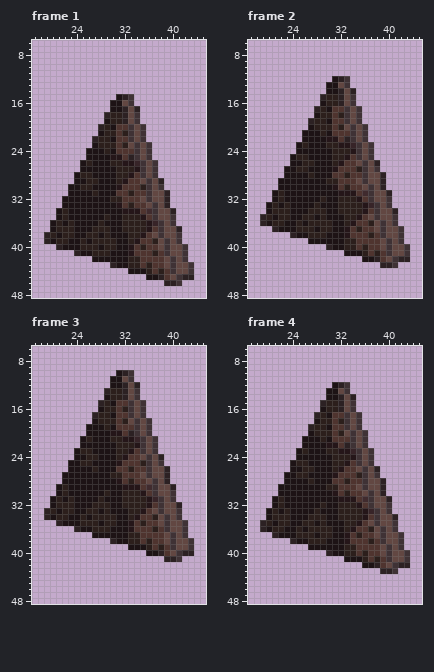
Animated GIF sprite -- img/pintadera.gif. That is the earlier state.
The file is 192x192 pixels, drawn in blocks of 3x3; one block is one cell here. Colours within 5 levels of each other are drawn and written as one. Shown: frame 1: x 17..45, y 6..48; frame 2: x 17..45, y 6..48; frame 3: x 17..45, y 6..48; frame 4: x 17..45, y 6..48. The old version is drawn lined up with the new one. The commit also changed other frames, which this record leaves out.
The result:
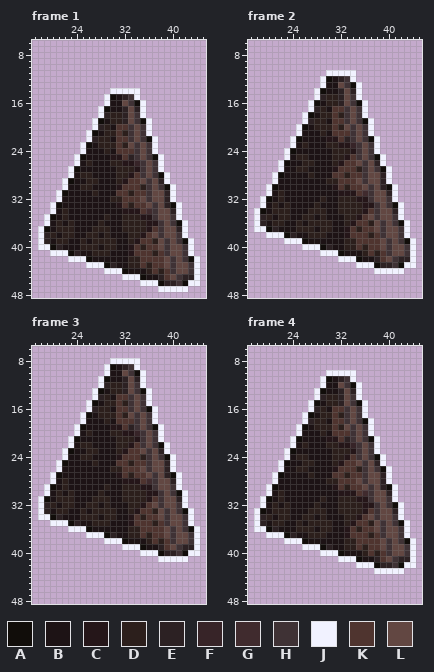
Palette (. is transparent): A #110d0a  B #1d1315  C #251619  D #2c1f1c  E #2c2123  F #372428  G #402b2e  H #3f3235  J #f1f2ff  K #4f342f  L #624742
The edit:
whole drawing moved by +0,-1 (the old picture is shown already moved)
Frame 1:
y 14: x 30..34 ..... -> JJJJJ
y 15: x 29..30 .. -> JA; x 34 . -> J
y 16: x 29 . -> J; x 34..35 .. -> AJ
y 17: x 28..29 .. -> JA; x 35 . -> J
y 18: x 28 . -> J; x 35 . -> J
y 19: x 27..28 .. -> JA; x 35..36 .. -> AJ
y 20: x 27 . -> J; x 36 . -> J
y 21: x 26..27 .. -> JA; x 36 . -> J
y 22: x 26 . -> J; x 36..37 .. -> AJ
y 23: x 25..26 .. -> JA; x 37 . -> J
y 24: x 25 . -> J; x 37 . -> J
y 25: x 24..25 .. -> JA; x 37..38 .. -> AJ
y 26: x 24 . -> J; x 38 . -> J
y 27: x 23..24 .. -> JA; x 38 . -> J
y 28: x 23 . -> J; x 38..39 .. -> AJ
y 29: x 22..23 .. -> JA; x 39 . -> J
y 30: x 22 . -> J; x 39..40 .. -> AJ
y 31: x 21..22 .. -> JA; x 40 . -> J
y 32: x 21 . -> J; x 40 . -> J
y 33: x 20..21 .. -> JA; x 40..41 .. -> AJ
y 34: x 20 . -> J; x 41 . -> J
y 35: x 19..20 .. -> JA; x 36 K -> C; x 41 . -> J
y 36: x 19 . -> J; x 37 F -> C; x 41..42 .. -> AJ
y 37: x 18..19 .. -> JA; x 42 . -> J
y 38: x 18 . -> J; x 42 . -> J
y 39: x 18 . -> J; x 42..43 .. -> AJ
y 40: x 18..20 ... -> JJA; x 43 . -> J
y 41: x 20..23 .... -> JJJA; x 43 . -> J
y 42: x 23..26 .... -> JJJA; x 43..44 .. -> AJ
y 43: x 26..29 .... -> JJJA; x 44 . -> J
y 44: x 29..32 .... -> JJJA; x 44 . -> J
y 45: x 32..35 .... -> JJJA; x 44 . -> J
y 46: x 35..38 .... -> JJJA; x 42..44 ... -> AJJ
y 47: x 38..42 ..... -> JJJJJ
Frame 2:
y 11: x 30..34 ..... -> JJJJJ
y 12: x 29..30 .. -> JA; x 34 . -> J
y 13: x 29 . -> J; x 34..35 .. -> AJ
y 14: x 28..29 .. -> JA; x 35 . -> J
y 15: x 28 . -> J; x 35 . -> J
y 16: x 27..28 .. -> JA; x 35..36 .. -> AJ
y 17: x 27 . -> J; x 36 . -> J
y 18: x 26..27 .. -> JA; x 36 . -> J
y 19: x 26 . -> J; x 36..37 .. -> AJ
y 20: x 25..26 .. -> JA; x 37 . -> J
y 21: x 25 . -> J; x 37 . -> J
y 22: x 24..25 .. -> JA; x 37..38 .. -> AJ
y 23: x 24 . -> J; x 38 . -> J
y 24: x 23..24 .. -> JA; x 38 . -> J
y 25: x 23 . -> J; x 38..39 .. -> AJ
y 26: x 22..23 .. -> JA; x 39 . -> J
y 27: x 22 . -> J; x 39..40 .. -> AJ
y 28: x 21..22 .. -> JA; x 40 . -> J
y 29: x 21 . -> J; x 40 . -> J
y 30: x 20..21 .. -> JA; x 40..41 .. -> AJ
y 31: x 20 . -> J; x 41 . -> J
y 32: x 19..20 .. -> JA; x 36 K -> C; x 41 . -> J
y 33: x 19 . -> J; x 37 F -> C; x 41..42 .. -> AJ
y 34: x 18..19 .. -> JA; x 42 . -> J
y 35: x 18 . -> J; x 42 . -> J
y 36: x 18 . -> J; x 42..43 .. -> AJ
y 37: x 18..20 ... -> JJA; x 43 . -> J
y 38: x 20..23 .... -> JJJA; x 43 . -> J
y 39: x 23..26 .... -> JJJA; x 43..44 .. -> AJ
y 40: x 26..29 .... -> JJJA; x 44 . -> J
y 41: x 29..32 .... -> JJJA; x 44 . -> J
y 42: x 32..35 .... -> JJJA; x 44 . -> J
y 43: x 35..38 .... -> JJJA; x 42..44 ... -> AJJ
y 44: x 38..42 ..... -> JJJJJ
Frame 3:
y 8: x 30..34 ..... -> JJJJJ
y 9: x 29..34 ...... -> JABEHJ
y 10: x 29..30 .. -> JB; x 32 E -> L; x 34..35 .. -> AJ
y 11: x 28..29 .. -> JA; x 32..35 LH.. -> ELEJ
y 12: x 28..31 ..BB -> JEDD; x 34..35 E. -> HJ
y 13: x 27..29 ..E -> JAB; x 35..36 .. -> AJ
y 14: x 27..36 ..BDDELH.. -> JEDBKKHLHJ
y 15: x 26..28 ..E -> JAB; x 30 B -> D; x 32 K -> D; x 36 . -> J
y 16: x 26..28 ..B -> JED; x 30 D -> B; x 32 D -> K; x 36..37 .. -> AJ
y 17: x 25..27 ..E -> JAB; x 30 B -> D; x 32..37 KHLH.. -> DLHLHJ
y 18: x 25..26 .. -> JB; x 28 D -> B; x 30 D -> B; x 32..33 DL -> KK; x 37 . -> J
y 19: x 24..25 .. -> JA; x 29..31 DBK -> BCC; x 33 K -> E; x 37..38 .. -> AJ
y 20: x 24..26 ..B -> JBD; x 30..38 CCKEHLH.. -> DDCCFHLHJ
y 21: x 23..24 .. -> JA; x 26 D -> B; x 30 D -> B; x 32..34 CCF -> DDC; x 38 . -> J
y 22: x 23..26 ..BB -> JBDD; x 33..34 DC -> CK; x 38..39 .. -> AJ
y 23: x 22..23 .. -> JA; x 25 D -> B; x 27 B -> D; x 32..33 DC -> CK; x 35..39 HLH.. -> LHLEJ
y 24: x 22..23 .. -> JB; x 25 B -> D; x 27 D -> B; x 31..32 DC -> CK; x 35 L -> D; x 38..40 E.. -> HAJ
y 25: x 21..22 .. -> JA; x 25..27 DDB -> BBD; x 31 C -> K; x 33 K -> D; x 35 D -> K; x 38..40 H.. -> LEJ
y 26: x 21..22 .. -> JB; x 27 D -> B; x 30..31 BK -> DD; x 33 D -> K; x 35 K -> L; x 40 . -> J
y 27: x 20..21 .. -> JA; x 30..31 DD -> BC; x 33 K -> D; x 35..37 LHL -> KLH; x 40..41 .. -> AJ
y 28: x 20..22 ..B -> JBD; x 31..34 CKDK -> BCCC; x 36 L -> G; x 39..41 E.. -> LEJ
y 29: x 19..20 .. -> JA; x 29 B -> D; x 32..36 CCCKG -> DDDCC; x 40..41 E. -> HJ
y 30: x 19..23 ..BDB -> JBDBD; x 28..29 BD -> DB; x 35..38 CKHL -> DCCH; x 41..42 .. -> AJ
y 31: x 18..19 .. -> JA; x 22 B -> D; x 27 B -> D; x 29 B -> D; x 37 F -> K; x 40..42 H.. -> LEJ
y 32: x 18..21 ..BD -> JEDB; x 26 B -> D; x 28 D -> B; x 32 D -> B; x 35..37 DCK -> CKL; x 41..42 E. -> HJ
y 33: x 18 . -> J; x 20..21 DB -> BD; x 23 D -> B; x 25..26 BD -> DB; x 28 B -> D; x 30 B -> D; x 34..35 DC -> CK; x 37..39 LHL -> DLH; x 42..43 .. -> AJ
y 34: x 18..22 .EBDD -> JJAEB; x 26 B -> D; x 28 D -> B; x 33..35 DCK -> CKD; x 37 D -> K; x 41..43 H.. -> LHJ
y 35: x 20..26 .EBBBDD -> JJJAEBB; x 28 B -> D; x 30 D -> B; x 35 D -> K; x 37..38 KL -> DK; x 43 . -> J
y 36: x 23..29 .EBBDDD -> JJJABBB; x 33..34 CK -> DD; x 37 D -> K; x 39..40 HL -> LH; x 43..44 .. -> AJ
y 37: x 26..30 .BBBB -> JJJAE; x 36 K -> D; x 42..44 H.. -> LHJ
y 38: x 29..35 .EBBDDK -> JJJABBB; x 38..39 KL -> DK; x 44 . -> J
y 39: x 32..38 .BBBDKD -> JJJABBE; x 40..44 HLLH. -> LHEEJ
y 40: x 35..40 .BBEKL -> JJJAEE; x 42..44 EE. -> AJJ
y 41: x 38..42 .EEH. -> JJJJJ
Frame 4:
y 10: x 30..34 ..... -> JJJJJ
y 11: x 29..34 ...... -> JABEHJ
y 12: x 29..30 .. -> JB; x 32 E -> L; x 34..35 .. -> AJ
y 13: x 28..29 .. -> JA; x 32..35 LH.. -> ELEJ
y 14: x 28..31 ..BB -> JEDD; x 34..35 E. -> HJ
y 15: x 27..29 ..E -> JAB; x 35..36 .. -> AJ
y 16: x 27..36 ..BDDELH.. -> JEDBKKHLHJ
y 17: x 26..28 ..E -> JAB; x 30 B -> D; x 32 K -> D; x 36 . -> J
y 18: x 26..28 ..B -> JED; x 30 D -> B; x 32 D -> K; x 36..37 .. -> AJ
y 19: x 25..27 ..E -> JAB; x 30 B -> D; x 32..37 KHLH.. -> DLHLHJ
y 20: x 25..26 .. -> JB; x 28 D -> B; x 30 D -> B; x 32..33 DL -> KK; x 37 . -> J
y 21: x 24..25 .. -> JA; x 29..31 DBK -> BCC; x 33 K -> E; x 37..38 .. -> AJ
y 22: x 24..26 ..B -> JBD; x 30..38 CCKEHLH.. -> DDCCFHLHJ
y 23: x 23..24 .. -> JA; x 26 D -> B; x 30 D -> B; x 32..34 CCF -> DDC; x 38 . -> J
y 24: x 23..26 ..BB -> JBDD; x 33..34 DC -> CK; x 38..39 .. -> AJ
y 25: x 22..23 .. -> JA; x 25 D -> B; x 27 B -> D; x 32..33 DC -> CK; x 35..39 HLH.. -> LHLEJ
y 26: x 22..23 .. -> JB; x 25 B -> D; x 27 D -> B; x 31..32 DC -> CK; x 35 L -> D; x 38..40 E.. -> HAJ
y 27: x 21..22 .. -> JA; x 25..27 DDB -> BBD; x 31 C -> K; x 33 K -> D; x 35 D -> K; x 38..40 H.. -> LEJ
y 28: x 21..22 .. -> JB; x 27 D -> B; x 30..31 BK -> DD; x 33 D -> K; x 35 K -> L; x 40 . -> J
y 29: x 20..21 .. -> JA; x 30..31 DD -> BC; x 33 K -> D; x 35..37 LHL -> KLH; x 40..41 .. -> AJ
y 30: x 20..22 ..B -> JBD; x 31..34 CKDK -> BCCC; x 36 L -> G; x 39..41 E.. -> LEJ
y 31: x 19..20 .. -> JA; x 29 B -> D; x 32..36 CCCKG -> DDDCC; x 40..41 E. -> HJ
y 32: x 19..23 ..BDB -> JBDBD; x 28..29 BD -> DB; x 35..38 CKHL -> DCCH; x 41..42 .. -> AJ
y 33: x 18..19 .. -> JA; x 22 B -> D; x 27 B -> D; x 29 B -> D; x 37 F -> K; x 40..42 H.. -> LEJ
y 34: x 18..21 ..BD -> JEDB; x 26 B -> D; x 28 D -> B; x 32 D -> B; x 35..37 DCK -> CKL; x 41..42 E. -> HJ
y 35: x 18 . -> J; x 20..21 DB -> BD; x 23 D -> B; x 25..26 BD -> DB; x 28 B -> D; x 30 B -> D; x 34..35 DC -> CK; x 37..39 LHL -> DLH; x 42..43 .. -> AJ
y 36: x 18..22 .EBDD -> JJAEB; x 26 B -> D; x 28 D -> B; x 33..35 DCK -> CKD; x 37 D -> K; x 41..43 H.. -> LHJ
y 37: x 20..26 .EBBBDD -> JJJAEBB; x 28 B -> D; x 30 D -> B; x 35 D -> K; x 37..38 KL -> DK; x 43 . -> J
y 38: x 23..29 .EBBDDD -> JJJABBB; x 33..34 CK -> DD; x 37 D -> K; x 39..40 HL -> LH; x 43..44 .. -> AJ
y 39: x 26..30 .BBBB -> JJJAE; x 36 K -> D; x 42..44 H.. -> LHJ
y 40: x 29..35 .EBBDDK -> JJJABBB; x 38..39 KL -> DK; x 44 . -> J
y 41: x 32..38 .BBBDKD -> JJJABBE; x 40..44 HLLH. -> LHEEJ
y 42: x 35..40 .BBEKL -> JJJAEE; x 42..44 EE. -> AJJ
y 43: x 38..42 .EEH. -> JJJJJ
